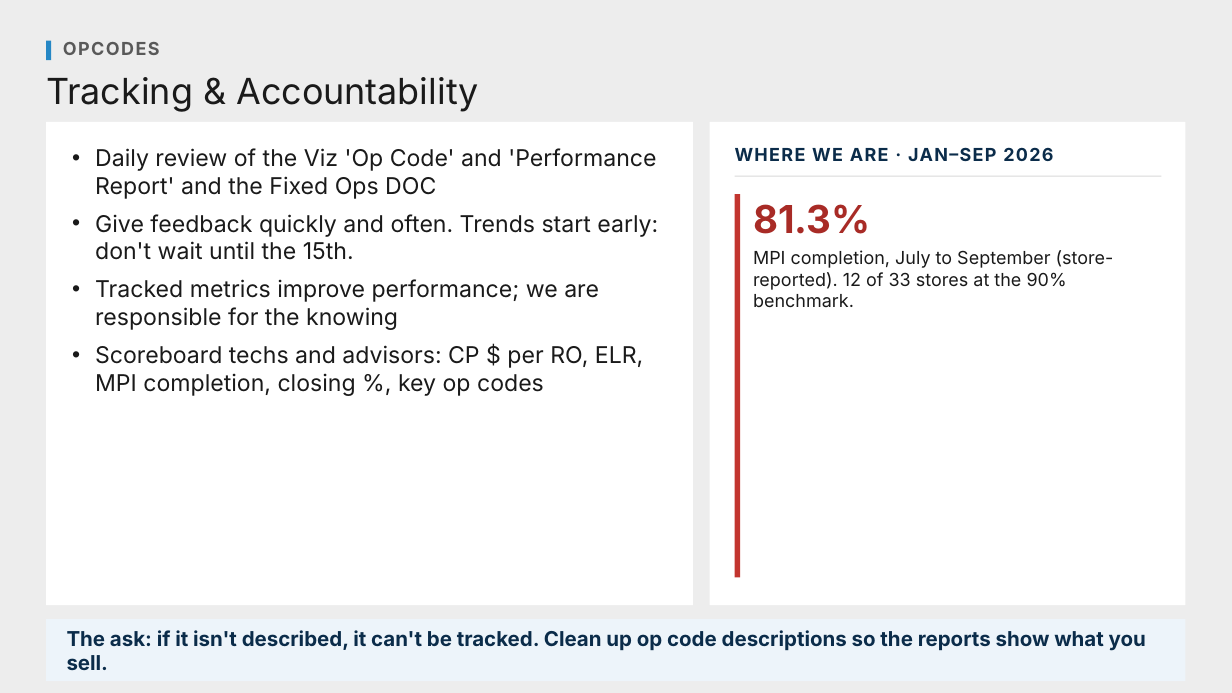
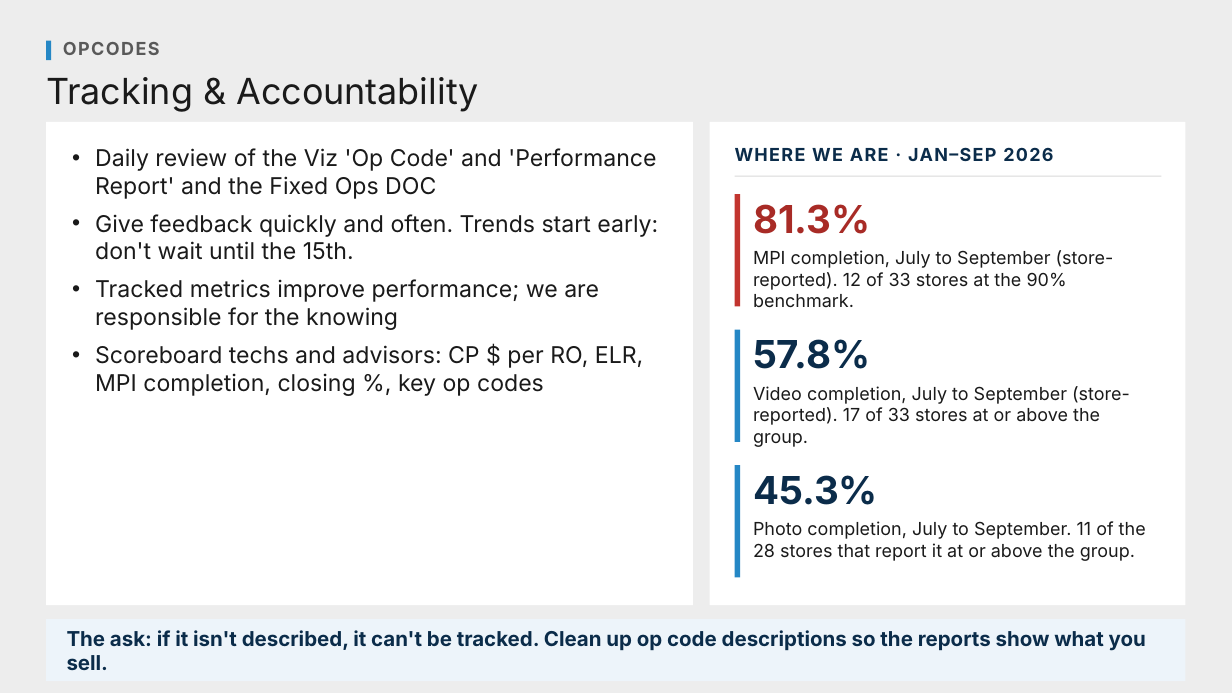
Before and after one commit to Ndresner/Noah, a slide deck: slide 8 of day2-deck/decks/Talking Points - Day 2.pptx. Drawn at 1232x693 pixels with LibreOffice and Linux fonts; fonts in the diff are those of the drawing. Boxes give left, top, right and bottom in pixels: in the first picture for what was removed or moved away, otherwise in the second. Text is boxed around its words. In the diff, an @@ line names an element or a change of style, - is before the commit and + after.

```diff
--- a/day2-deck/decks/Talking Points - Day 2.pptx
+++ b/day2-deck/decks/Talking Points - Day 2.pptx
@@ rectangle: place and size @@
-rectangle at [735,194,740,578]
+rectangle at [735,194,740,307]
@@ rectangle added at [735,330,740,443], fill #2587C5 @@
@@ text added at [753,339,870,369], 30 pt, text #0B2C4A, bold @@
+57.8%
@@ text added at [753,386,1130,447], 14 pt, text #1A1A1A @@
+Video completion, July to September (store-reported). 17 of 33 stores at or above the group.
@@ rectangle added at [735,465,740,578], fill #2587C5 @@
@@ text added at [753,475,878,505], 30 pt, text #0B2C4A, bold @@
+45.3%
@@ text added at [753,521,1146,561], 14 pt, text #1A1A1A @@
+Photo completion, July to September. 11 of the 28 stores that report it at or above the group.
```
Also in this commit, not shown: 8 other files.
